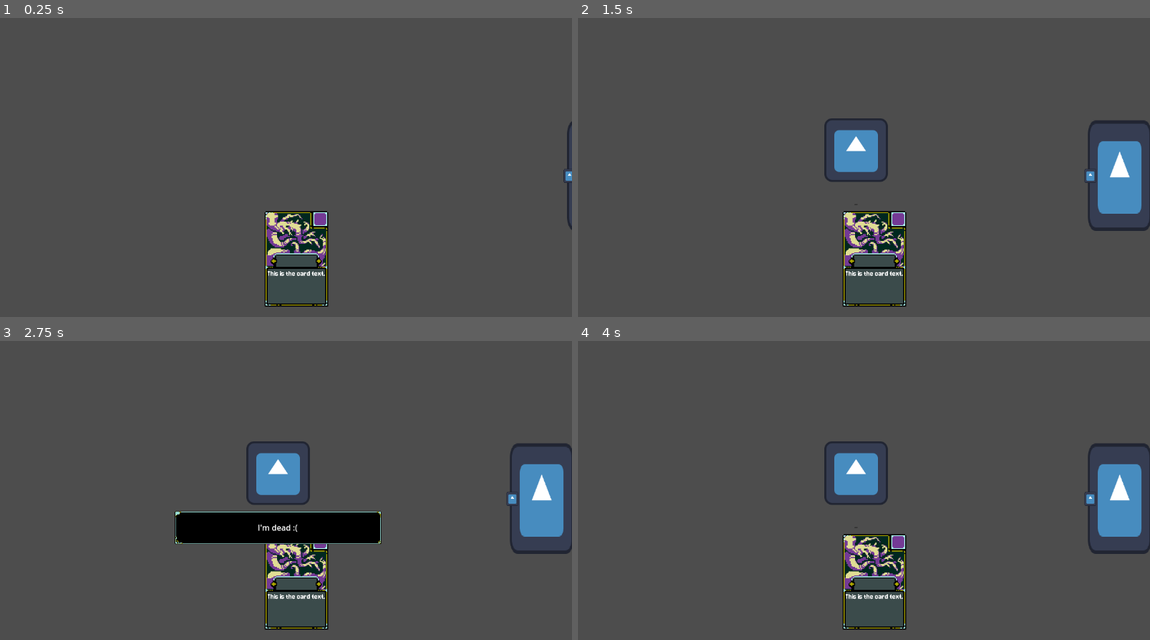
Above: before the commit, frames 1-4 (two rows, left to right).
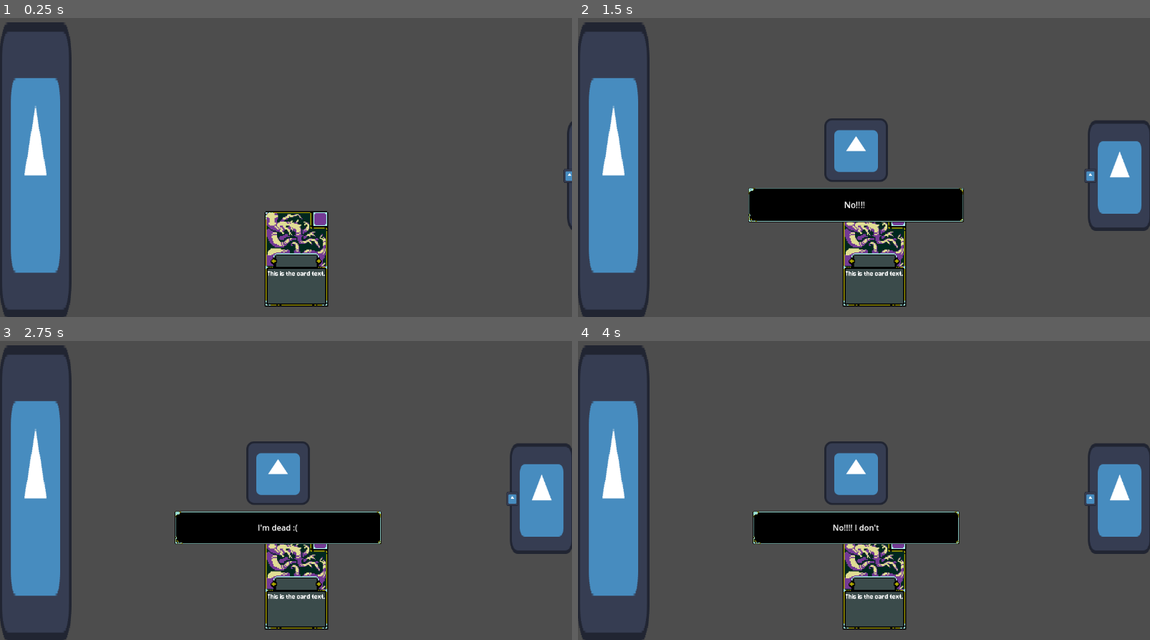
Above: after the commit, the same moments.

Repository: uGustaHd/CafeGJProject
Game: Godot game, scene res://Scenes/main.tscn
Two runs of this game, one before a commit and one after it. Both use one fixed random seed, a clock stepped at 60 frames per second and the inputs below. The engine's default icon, where the game draws it, is replaced by a stand-in: a white triangle on a blue panel in a dark square.
Inputs (mouse positions are in pixels of both pictures, inside the frame that each line leads up to):
- Up to frame 1 (0.25 s): no input
- Up to frame 2 (1.5 s): click (1149, 176) at 0.5 s; tap Enter (ui_accept) at 1.25 s; hold Right (ui_right) from 1.28 s (still down); hold Space (ui_select) from 1.28 s (still down)
- Up to frame 3 (2.75 s): tap Enter (ui_accept) at 1.52 s; release Right (ui_right) at 2 s; release Space (ui_select) at 2 s; click (543, 499) at 2 s
- Up to frame 4 (4 s): tap Enter (ui_accept) at 2.75, 3.02 s; hold Down (ui_down) 2.78-3.53 s; tap Space (ui_select) at 2.85 s; hold Right (ui_right) from 3.53 s (still down); hold Space (ui_select) from 3.53 s (still down)

The runs differ from the first frame. In frame 1, 7.1% of the frame differs, in the area x 0-13%, y 1-100%; in frame 2, 11%, in the area x 0-68%, y 1-100%; in frame 3, 7.1%; in frame 4, 11%.

Commit message:
Check 100000000% works now

Diff:
--- /dev/null
+++ b/Scenes/joy_anguish_meters.gd
@@ -0,0 +1,8 @@
+extends TextureRect
+
+@onready var joy_progress_bar = $JoyProgressBar
+@onready var anguish_progress_bar = $AnguishProgressBar
+
+func _process(_delta: float) -> void:
+	joy_progress_bar.set_value(Global.joy)
+	anguish_progress_bar.set_value(Global.anguish)
--- a/Scenes/main.tscn
+++ b/Scenes/main.tscn
@@ -8,6 +8,7 @@
 [ext_resource type="PackedScene" uid="uid://dpq273vjk1ck" path="res://card system/card_generic.tscn" id="6_21xkr"]
 [ext_resource type="Texture2D" uid="uid://nu30movbqld2" path="res://icon.svg" id="7_6bp64"]
 [ext_resource type="Script" uid="uid://s6dr7vh7p3y4" path="res://Scenes/slide_kill_panel.gd" id="8_344ge"]
+[ext_resource type="Script" uid="uid://yusxetxubyr5" path="res://Scenes/joy_anguish_meters.gd" id="9_ynf5e"]
 
 [node name="Main" type="Node2D"]
 script = ExtResource("1_8gbba")
@@ -75,6 +76,45 @@
 offset_bottom = 109.5
 grow_horizontal = 2
 grow_vertical = 2
+focus_mode = 0
+
+[node name="JoyAnguishMeters" type="TextureRect" parent="UIControl"]
+layout_mode = 0
+offset_left = -1.0
+offset_top = 55.0
+offset_right = 144.0
+offset_bottom = 652.0
+texture = ExtResource("7_6bp64")
+script = ExtResource("9_ynf5e")
+
+[node name="JoyProgressBar" type="TextureProgressBar" parent="UIControl/JoyAnguishMeters"]
+layout_mode = 1
+anchors_preset = 4
+anchor_top = 0.5
+anchor_bottom = 0.5
+offset_left = 15.0
+offset_top = -260.0
+offset_right = 55.0
+offset_bottom = 158.5
+grow_vertical = 2
+fill_mode = 3
+tint_progress = Color(0.93333334, 0.7882353, 0, 1)
+
+[node name="AnguishProgressBar" type="TextureProgressBar" parent="UIControl/JoyAnguishMeters"]
+layout_mode = 1
+anchors_preset = 6
+anchor_left = 1.0
+anchor_top = 0.5
+anchor_right = 1.0
+anchor_bottom = 0.5
+offset_left = -50.0
+offset_top = -260.0
+offset_right = -10.0
+offset_bottom = 158.5
+grow_horizontal = 0
+grow_vertical = 2
+fill_mode = 3
+tint_progress = Color(0.97480863, 0, 0.069732405, 1)
 
 [connection signal="pressed" from="UIControl/SlideKillPanel/ArrowButton" to="UIControl/SlideKillPanel" method="_on_arrow_button_pressed"]
 [connection signal="pressed" from="UIControl/SlideKillPanel/KillButton" to="CustomerManager" method="_on_kill_button_pressed"]
--- a/Scripts/Cards/card_manager.gd
+++ b/Scripts/Cards/card_manager.gd
@@ -9,7 +9,7 @@
 @onready var current_potion : Potion = PotionHolder.held_potion
 
 func _process(delta: float) -> void:
-	if Input.is_action_pressed("ui_select"):
+	if Input.is_action_just_pressed("ui_select"):
 		deliver_potion()
 
 func deliver_potion():
--- a/Scripts/Customers/Customer.gd
+++ b/Scripts/Customers/Customer.gd
@@ -48,6 +48,9 @@
 
 #Signal
 func _on_potion_delivered(potion : Potion) -> void:
+	print("Potion instance id:", potion.get_instance_id())
+	print("RAW:", potion.blue, potion.green, potion.red)
+	print("ARRAY:", potion.colors)
 	# NOTE: Recommend replace with check against a requested potion resource.
 	# TODO: Replace request Dictionary with a RequestResource
 	#if potion.blue >= current_request["Blue"] and potion.green >= current_request["Green"] and potion.red >= current_request["Red"]:
@@ -55,7 +58,7 @@
 	for i in range(3): # 0 = blue, 1 = green, 2 = red
 		var player_color = potion.colors[i]
 		var request_color = current_request.colors[i]
-		#print("\nChecking color ", i, ": player=", player_color, " request=", request_color)
+		print("\nChecking color ", i, ": player=", player_color, " request=", request_color)
 		if player_color < request_color:
 			success = false
 	if success:
@@ -69,6 +72,8 @@
 	var dialog = DialogManager.start_dialog(customer_data.dialog_success, global_position + dialog_offset)
 	request_box.visible = false
 	dialog.dialog_finished.connect(Callable(self, "_on_dialog_finished"))
+	print(Global.joy)
+	print(Global.anguish)
 
 func on_request_fail():
 	Global.joy += customer_data.joy_on_fail
@@ -76,7 +81,8 @@
 	var dialog = DialogManager.start_dialog(customer_data.dialog_fail, global_position + dialog_offset)
 	request_box.visible = false
 	dialog.dialog_finished.connect(Callable(self, "_on_dialog_finished"))
-
+	print(Global.joy)
+	print(Global.anguish)
 var is_dying := false
 func die():
 	if is_dying:
--- a/card system/misc/potion.gd
+++ b/card system/misc/potion.gd
@@ -6,18 +6,36 @@
 enum potion_type {TALL, WIDE}
 
 #region properties
-@export var blue : int = 0:
-	set(value):
-		blue += value * blue_multiplier
-		colors[0] = blue
-@export var green : int = 0:
-	set(value):
-		green += value * green_multiplier
-		colors[1] = green
-@export var red : int = 0:
-	set(value):
-		red += value * red_multiplier
-		colors[2] = red
+# I needed to change this, it was causing to many bugs 😬
+# I added the add_blue, add_green and add_red functions to do what you were doing here
+@export var blue : int = 0
+	#set(value):
+	#	blue += value * blue_multiplier
+	#	colors[0] = blue
+@export var green : int = 0
+	#set(value):
+	#	green += value * green_multiplier
+	#	colors[1] = green
+@export var red : int = 0
+	#set(value):
+	#	red += value * red_multiplier
+	#	colors[2] = red
+func add_blue(value: int):
+	blue += value * blue_multiplier
+	colors[0] = blue
+func add_green(value: int):
+	green += value * green_multiplier
+	colors[1] = green
+func add_red(value: int):
+	red += value * red_multiplier
+	colors[2] = red
+
+
+func reset_potion():
+	red = 0
+	blue = 0
+	green = 0
+	colors = [0,0,0]
 
 var colors : Array[int] = [blue, green, red]
 
--- a/card system/misc/potion_holder.gd
+++ b/card system/misc/potion_holder.gd
@@ -9,18 +9,19 @@
 #Test
 func _process(_delta: float) -> void:
 	if Input.is_action_just_pressed("ui_up"):
-		held_potion.blue = 1
+		held_potion.add_blue(1)
 		emit_signal("potion_progress_changed", held_potion)
 		print("blue = " + str(held_potion.blue))
 	if Input.is_action_just_pressed("ui_down"):
-		held_potion.green = 1
+		held_potion.add_green(1)
 		emit_signal("potion_progress_changed", held_potion)
 		print("green = " + str(held_potion.green))
 	if Input.is_action_just_pressed("ui_right"):
-		held_potion.red = 1
+		held_potion.add_red(1)
 		emit_signal("potion_progress_changed", held_potion)
 		print("red = " + str(held_potion.red))
 
 
 func reset_potion():
-	held_potion = Potion.new()
+	held_potion.reset_potion()
+	emit_signal("potion_progress_changed", held_potion)
Not shown, added: Scenes/joy_anguish_meters.gd.uid
Not shown: 1 places in Scenes/main.tscn that only renumber resources
